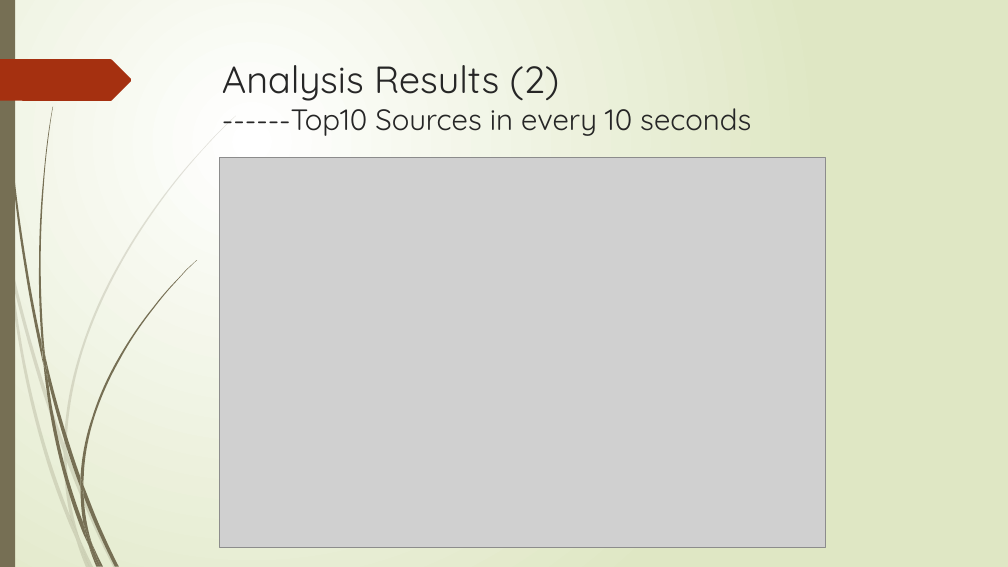
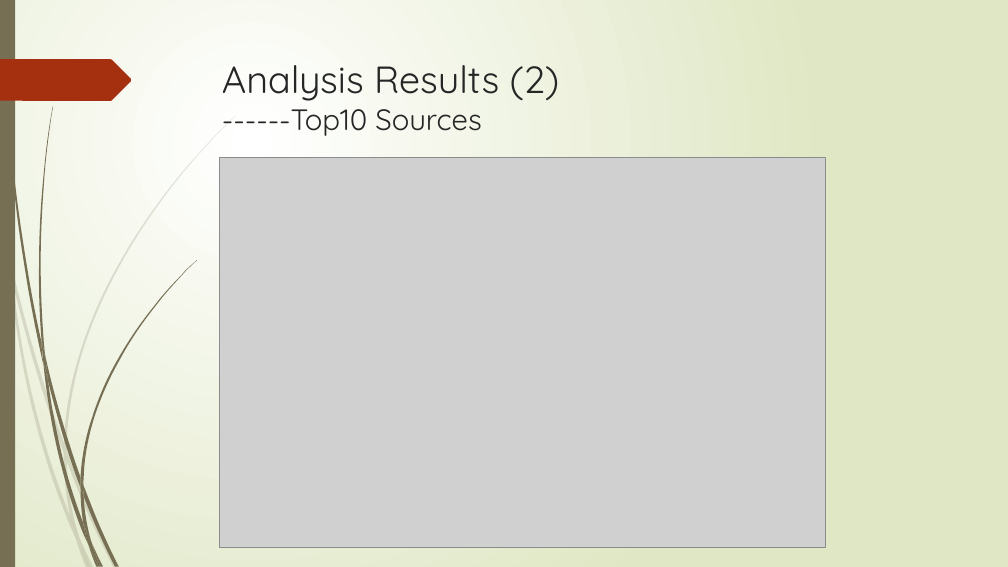
Before and after one commit to yangquan1982/cs523BDT, a slide deck: slide 6 of Docs/Tweets Analysis.pptx. Drawn at 1008x567 pixels with LibreOffice and Linux fonts; fonts in the diff are those of the drawing; grey boxes stand for pictures. Boxes give left, top, right and bottom in pixels: in the first picture for what was removed or moved away, otherwise in the second. Text is boxed around its words. In the diff, an @@ line names an element or a change of style, - is before the commit and + after.

```diff
--- a/Docs/Tweets Analysis.pptx
+++ b/Docs/Tweets Analysis.pptx
@@ title at (x1=222, y1=65, x2=560, y2=136): text changed; size 28 to 36 pt @@
-Analysis Results (2)
-------Top10 Sources in every 10 seconds
+Analysis Results (2)
+------Top10 Sources
```
Also in this commit, not shown: 3 other slides changed, 7 other files.
